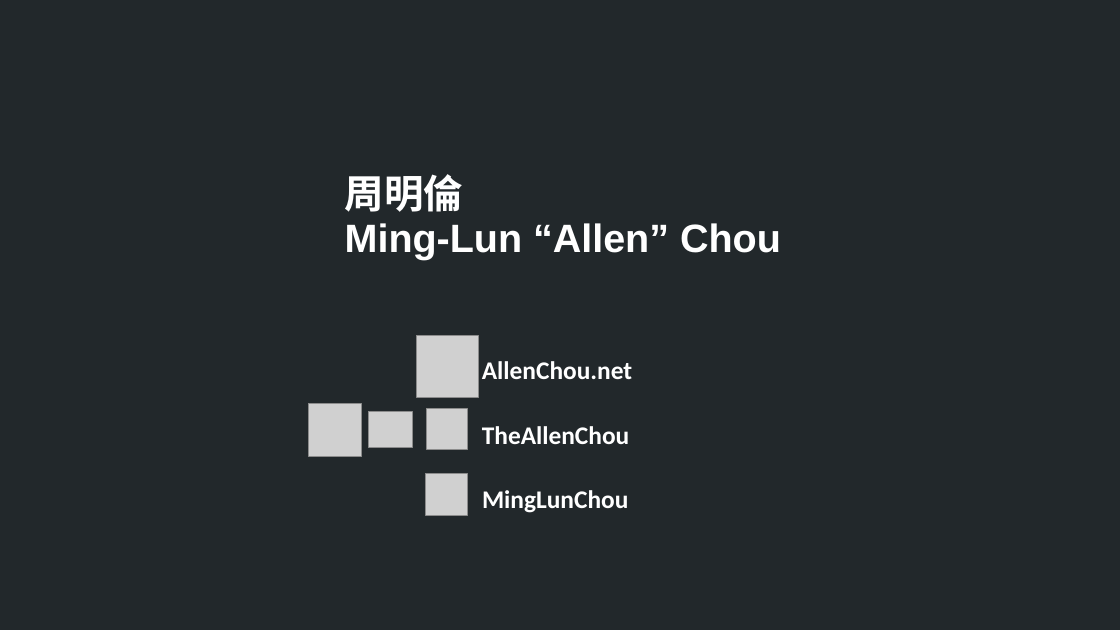
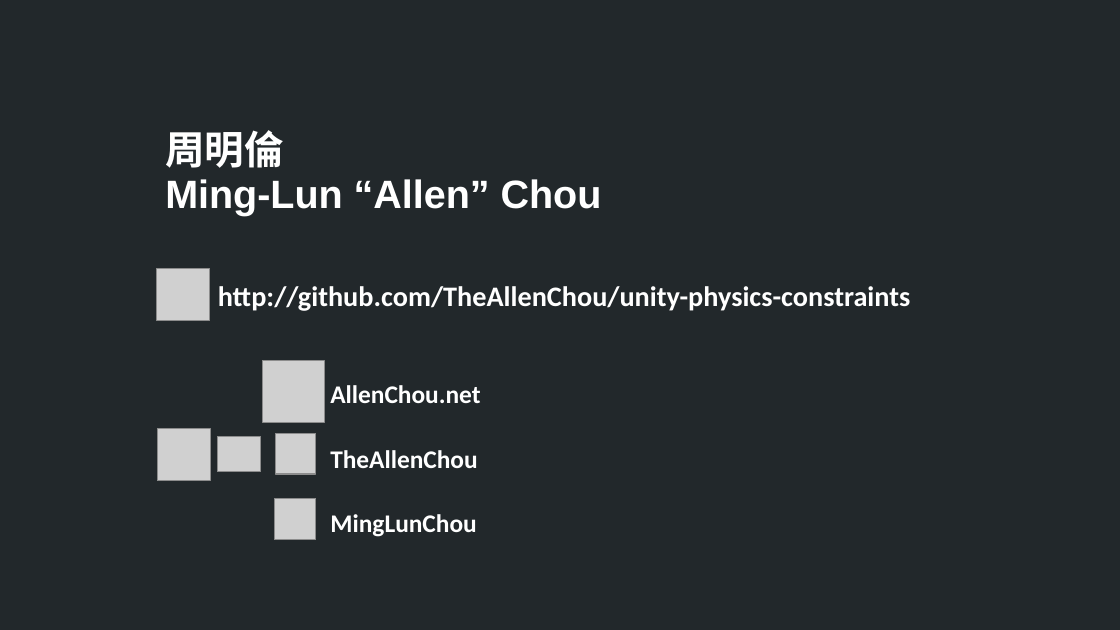
Before and after one commit to t7214948ttt/unity-physics-constraints, a slide deck: slide 31 of 3f00g-em509.ppt. Drawn at 1120x630 pixels with LibreOffice and Linux fonts; fonts in the diff are those of the drawing; grey boxes stand for pictures. Boxes give left, top, right and bottom in pixels: in the first picture for what was removed or moved away, otherwise in the second. Text is boxed around its words. In the diff, an @@ line names an element or a change of style, - is before the commit and + after.

```diff
--- a/3f00g-em509.ppt
+++ b/3f00g-em509.ppt
@@ text "周明倫": place and size @@
-text "周明倫" at <box>345,174,781,260</box>
+text "周明倫" at <box>165,130,602,215</box>
@@ picture added at <box>157,268,209,321</box> @@
@@ text added at <box>218,286,911,311</box>, 20 pt, text #FFFFFF, bold @@
+http://github.com/TheAllenChou/unity-physics-constraints
@@ picture: place and size @@
-picture at <box>369,413,413,448</box>
+picture at <box>262,361,324,423</box>
@@ picture: place and size @@
-picture at <box>417,335,479,397</box>
+picture at <box>158,428,210,481</box>
@@ picture: place and size @@
-picture at <box>427,410,468,450</box>
+picture at <box>217,437,261,473</box>
@@ picture: place and size @@
-picture at <box>309,403,362,456</box>
+picture at <box>275,434,316,475</box>
@@ 3 texts, 1 picture: place and size @@
-3 texts, 1 picture at <box>426,361,632,515</box>
+3 texts, 1 picture at <box>274,385,480,540</box>
```
Also in this commit, not shown: 3 other slides changed, 2 slides added, 1 slide removed, 1 other file.
